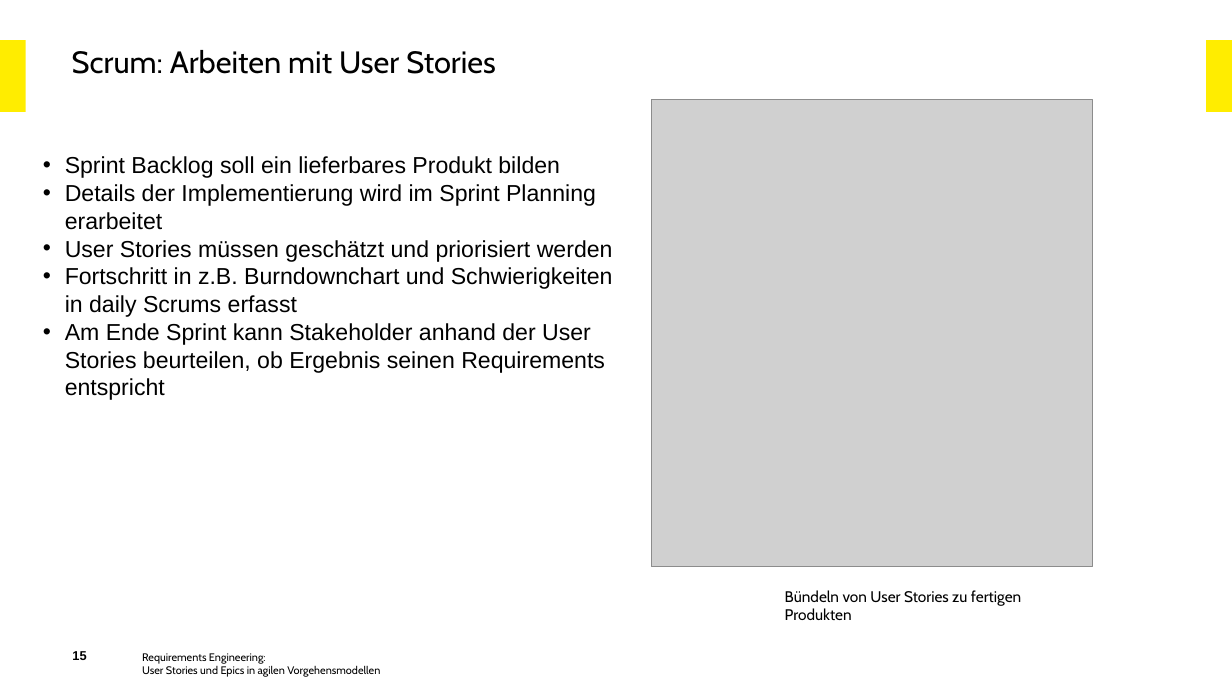
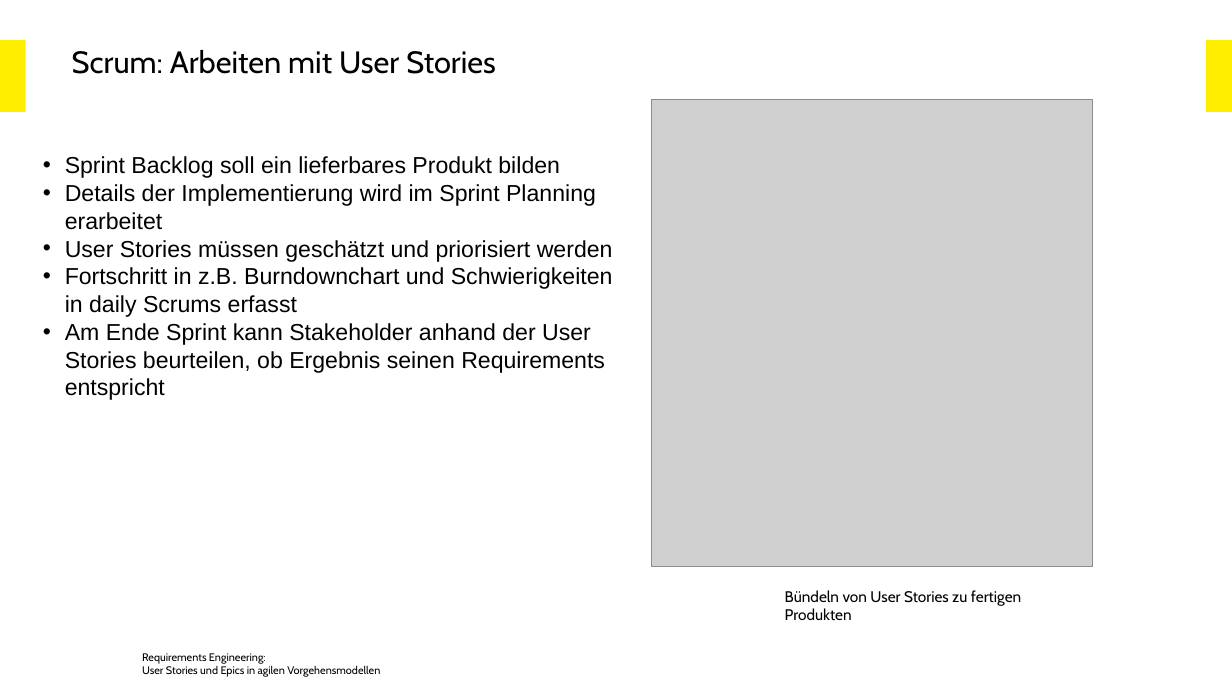
Before and after one commit to Beleg-01-Requirements-Engineering/Abgabe, a slide deck: slide 15 of presentation/01-Requirements-Engineering-Presentation.odp. Drawn at 1232x693 pixels with LibreOffice and Linux fonts; fonts in the diff are those of the drawing; grey boxes stand for pictures; background and template pictures are left out. Boxes give left, top, right and bottom in pixels: in the first picture for what was removed or moved away, otherwise in the second. Text is boxed around its words. In the diff, an @@ line names an element or a change of style, - is before the commit and + after.

```diff
--- a/presentation/01-Requirements-Engineering-Presentation.odp
+++ b/presentation/01-Requirements-Engineering-Presentation.odp
@@ page number removed at (72,651,86,660) @@
-15
```
Also in this commit, not shown: 13 other slides changed.
